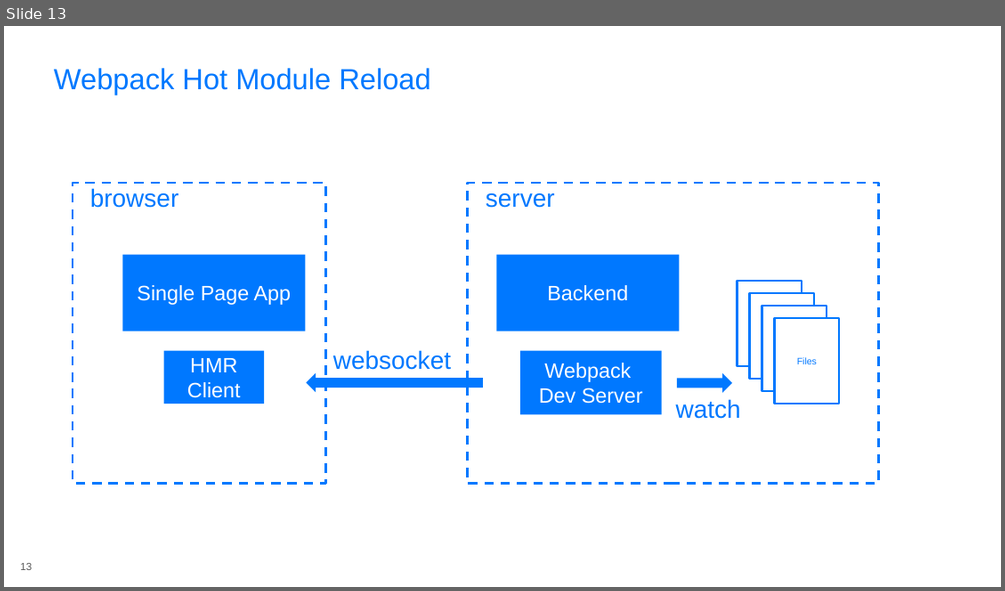
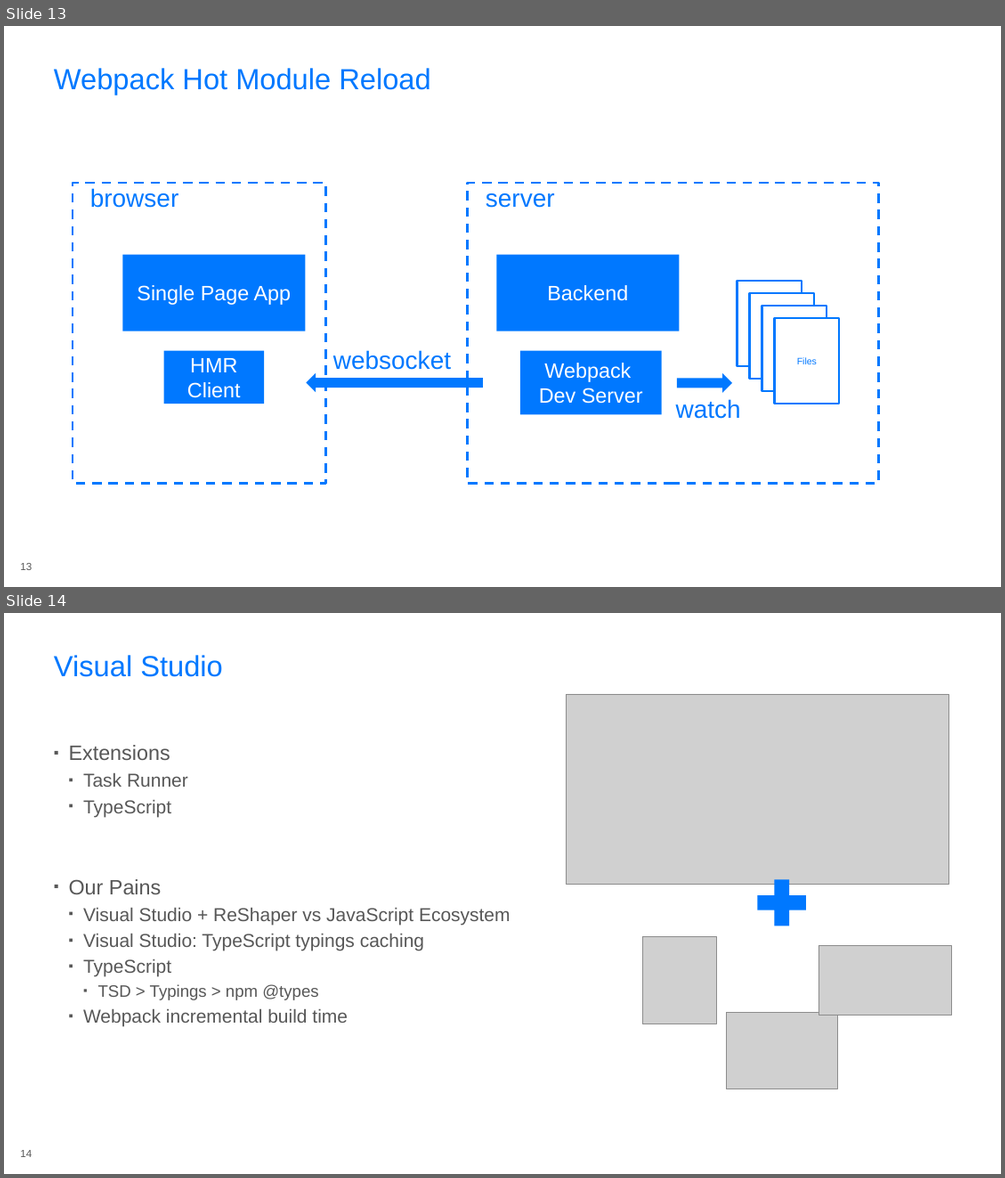
Before and after one commit to rasmuskl/react-webpack-typescript, a slide deck: _notes/Presentation.pptx. Shown one above the other, each under a label of ours: slide 13 before the commit, slides 13 and 14 after it. The pictures are 1005x591 and 1005x1178 pixels, drawn with LibreOffice and Linux fonts; fonts in the diff are those of the drawing; grey boxes stand for pictures; background and template pictures are left out. Boxes give left, top, right and bottom in pixels: in the first picture for what was removed or moved away, otherwise in the second. Text is boxed around its words. In the diff, an @@ line names an element or a change of style, - is before the commit and + after.

```diff
--- a/_notes/Presentation.pptx
+++ b/_notes/Presentation.pptx
@@ slide 14 added at (4,613,1001,1174), background #FFFFFF @@
@@ title added at (54,655,223,677), 28 pt, text #0078FF @@
+Visual Studio
@@ picture added at (566,694,948,884) @@
@@ text added at (69,745,510,1026), 18 pt, text #575757 @@
+▪ Extensions
+  ▪ Task Runner
+  ▪ TypeScript
+▪ Our Pains
+  ▪ Visual Studio + ReShaper vs JavaScript Ecosystem
+  ▪ Visual Studio: TypeScript typings caching
+  ▪ TypeScript
+    ▪ TSD > Typings > npm @types
+  ▪ Webpack incremental build time
@@ plus sign added at (749,871,815,934), fill #0078FF @@
@@ picture added at (643,936,717,1023) @@
@@ picture added at (818,946,951,1015) @@
@@ picture added at (727,1012,837,1088) @@
@@ page number added at (20,1150,32,1157), 10 pt, text #575757 @@
+14
```
Also in this commit, not shown: 3 slides changed, 2 slides removed, 1 other file.
